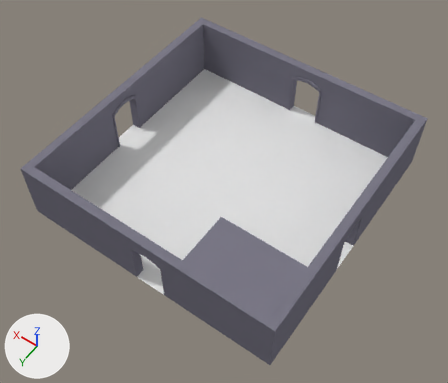
Before and after pictures for a commit that changed the Blender file ETTWHD/Assets/MODELS/ROOM17/Room_003.blend.
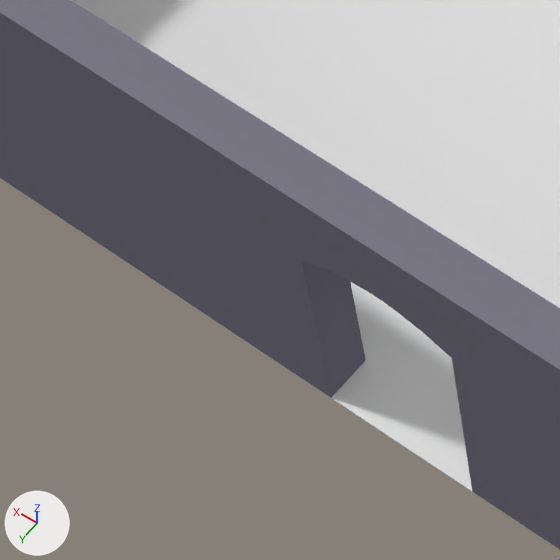
The first picture shows the older version from a 50 mm lens placed at (-13.9, 20.2, 30.8), pointed at (-0.4, 1.3, 1.0). The close-ups show both versions on the part from 16% to 40% of the width and 52% to 81% of the height of that picture; other places that the commit changed are outside them. Every picture has the same lights, and +X, +Y and +Z are marked at lower left.

The first close-up shows 'Floor', 'OutDoor.003', 'OuterWall.003', 'OuterWall.004'.
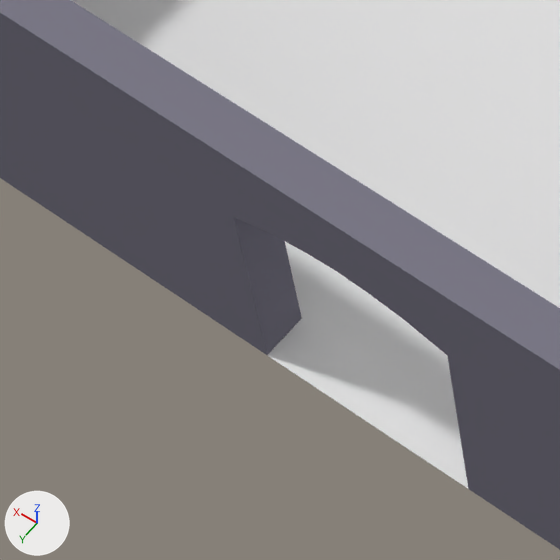
Where the newer file only moved an object's origin or applied its transform, the numbers keep the older frame.

What differs and where, as boxes (x1, y1, x2, y2) in the close-ups (560 x 560 px):
```json
{"object": "OuterWall.004", "change": "reshaped, moved", "before": [0, 0, 322, 391], "after": [0, 0, 255, 347]}
{"object": "OutDoor.003", "change": "mesh rescaled", "before": [278, 153, 486, 497], "after": [204, 107, 486, 497], "on screen": "35% wider, 13% taller"}
```

The change, as JSON lines over the scene's bpy script:
```json
{"block": "me_cube_018", "where": "me_cube_018.from_pydata(...)  # 51 vertices, 44 faces; spans x -8.5..-7.88, y -0.01..4.0, z -0.63..1.62"}
{"block": "me_cube_018", "where": "# used by ob_outdoor_003; parent = ob_outwalls; location = (0.0, -1.6, -1.6); rotation_euler = (0.0, 4.712, 0.0), in degrees (0, 270, 0)"}
{"block": "me_cube_018", "change": "me_cube_018 part 1: the whole mesh is scaled about its middle by (1, 1, 1.44), then moved by (0.0, 0.0, -0.49)"}
{"block": "me_cube_006", "where": "me_cube_006.from_pydata(...)  # 10 vertices, 5 faces; spans x 0.62..8.5, y 0.0..4.0, z -8.5..-7.95"}
{"block": "me_cube_006", "where": "# used by ob_outerwall_004; parent = ob_outwalls; location = (0.0, -1.6, -1.6)"}
{"block": "me_cube_006", "where": "# before: 2 (0.63, 4.0, -8.5) at pixel (277, 189), 3 (0.63, 0.45, -8.5) at pixel (317, 371), 4 (0.62, 4.0, -7.95) at pixel (313, 153), 5 (0.63, 0.91, -7.95), 6 (0.63, 0.0, -8.5) at pixel (322, 392)"}
{"block": "me_cube_006", "where": "# before: 7 (0.62, 0.0, -7.95)"}
{"block": "me_cube_006", "change": "me_cube_006 part 2"}
{"op": "add", "block": "me_cube_006", "code": "for i in [*range(2, 8)]: me_cube_006.vertices[i].co += Vector((0.99, 0.0, 0.0))"}
{"op": "remove", "block": "ob_outerwall_004", "code": "ob_outerwall_004.matrix_parent_inverse = Matrix(((1.0, 0.0, 0.0, 0.0), (0.0, 1.0, 0.0, 1.6), (0.0, 0.0, 1.0, 1.6), (0.0, 0.0, 0.0, 1.0)))"}
{"op": "set", "path": "ob_outerwall_004.location", "old": "(0.0, -1.6, -1.6)", "new": "(0.0, 0.0, 0.0)"}
```
